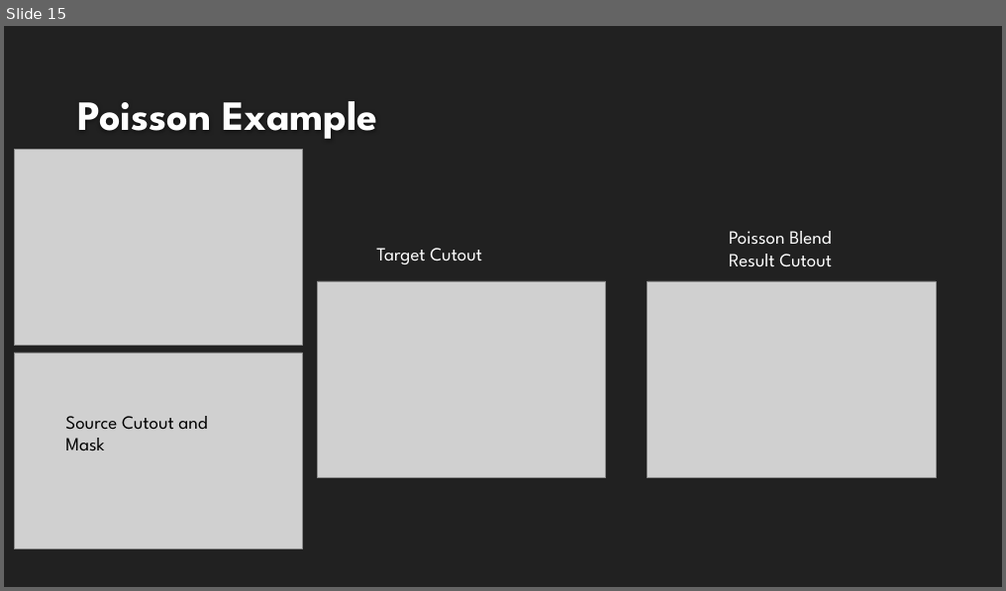
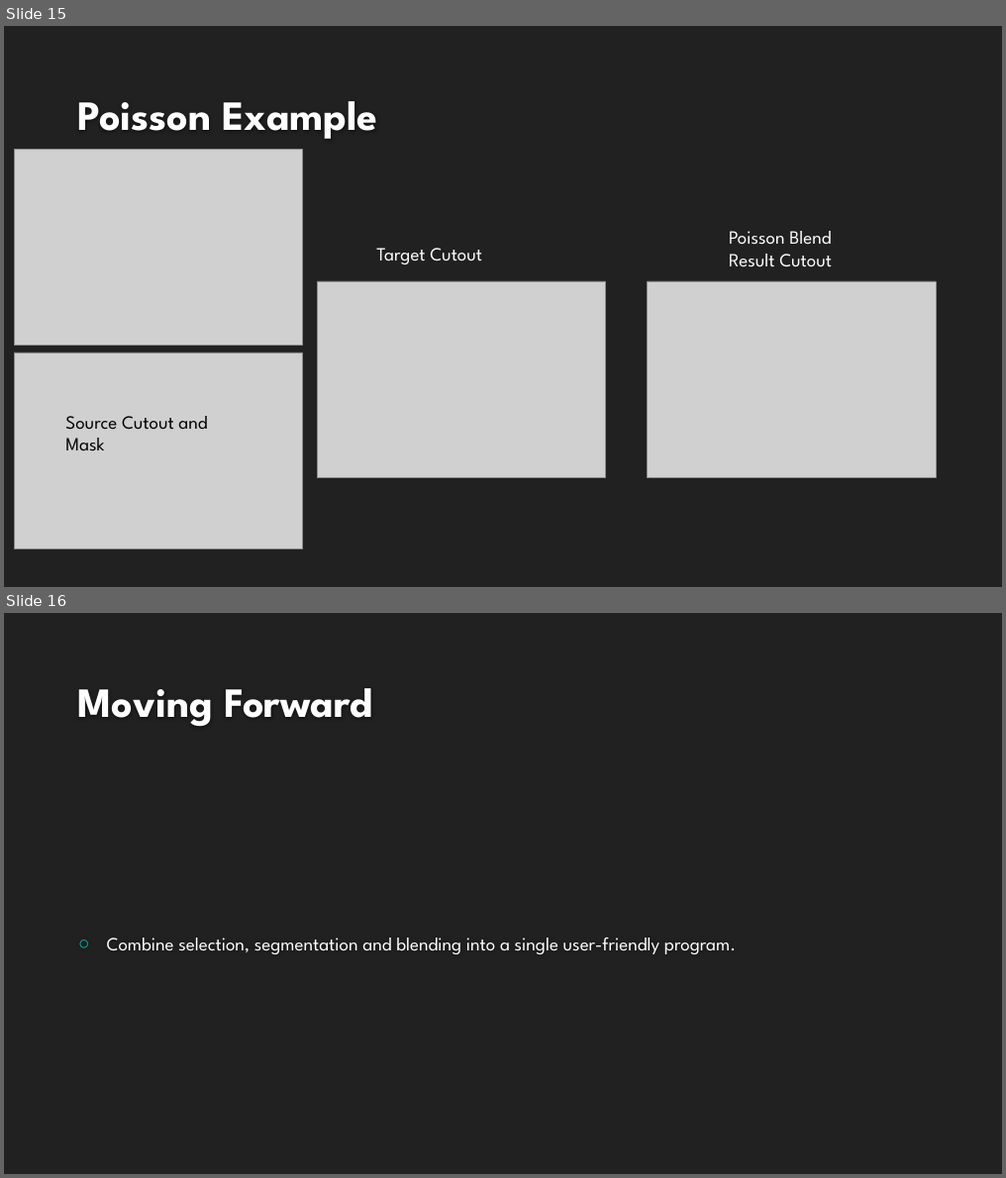
Before and after one commit to mnicol/CS534FinalProject, a slide deck: 534_pres.pptx. Shown one above the other, each under a label of ours: slide 15 before the commit, slides 15 and 16 after it. The pictures are 1006x591 and 1006x1178 pixels, drawn with LibreOffice and Linux fonts; fonts in the diff are those of the drawing; grey boxes stand for pictures; background and template pictures are left out. Boxes give left, top, right and bottom in pixels: in the first picture for what was removed or moved away, otherwise in the second. Text is boxed around its words. In the diff, an @@ line names an element or a change of style, - is before the commit and + after.

```diff
--- a/534_pres.pptx
+++ b/534_pres.pptx
@@ slide 16 added at (4, 613, 1002, 1174), background #212121 @@
@@ title added at (78, 688, 373, 726), 40 pt, text #FEFEFE, bold @@
+Moving Forward
@@ text added at (107, 938, 736, 955), 18 pt, text #FFFFFF @@
+○ Combine selection, segmentation and blending into a single user-friendly program.
```
Also in this commit, not shown: 1 slide changed, 1 slide removed.
